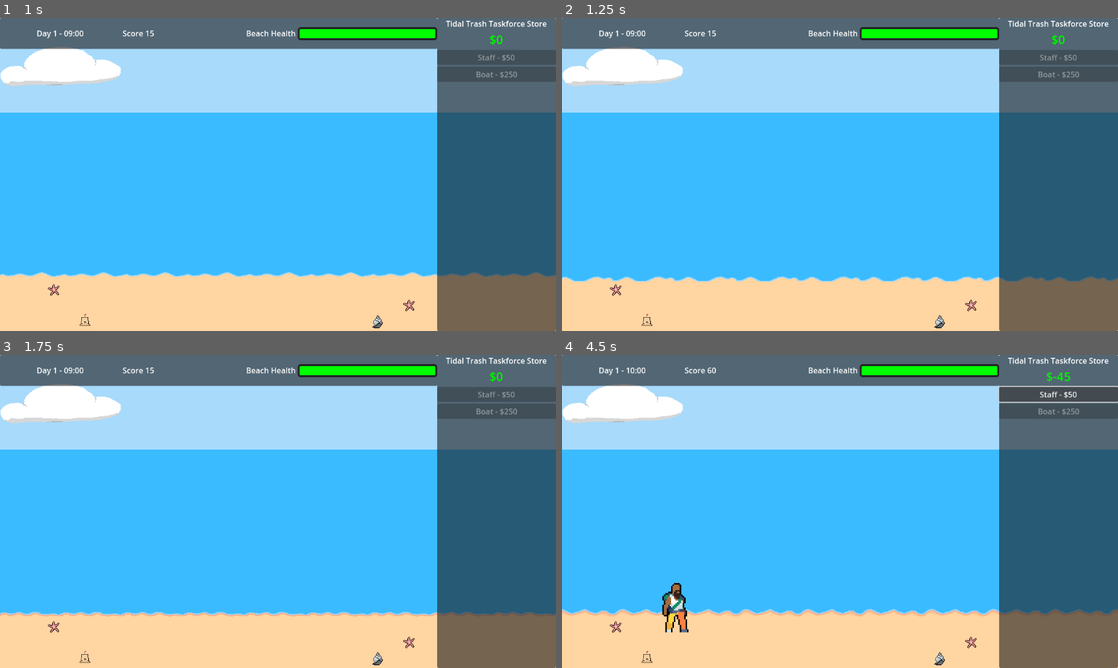
Above: before the commit, frames 1-4 (two rows, left to right).
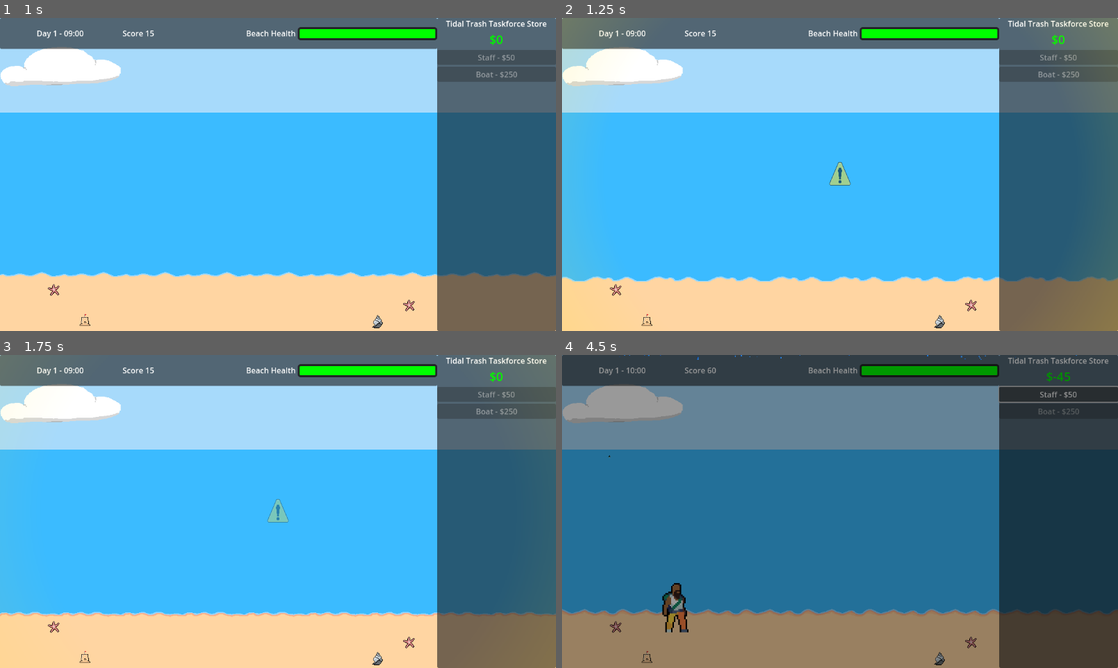
Above: after the commit, the same moments.

Repository: BlazingNeutron/calmbeforestorm
Game: Godot game, scene res://scenes/menu.tscn
Two runs of this game, one before a commit and one after it. Both use one fixed random seed, a clock stepped at 60 frames per second and the inputs below. Sound files missing from this copy of the repository are replaced by a short silence.
Inputs (mouse positions are in pixels of both pictures, inside the frame that each line leads up to):
- Up to frame 1 (1 s): click "Start" at 0.5 s
- Up to frame 2 (1.25 s): no input
- Up to frame 3 (1.75 s): move the mouse to (400, 495) at 1.27 s; click (400, 495) at 1.35 s
- Up to frame 4 (4.5 s): move the mouse to (728, 527) at 2.02 s; click (728, 527) at 2.1 s; move the mouse to (979, 455) at 2.77 s; click (979, 455) at 2.85 s; move the mouse to (812, 574) at 3.52 s; click (812, 574) at 3.6 s; click "Staff - $50" at 4.25 s

Frame 1 is identical in both runs. In frame 2, 0.5% of the frame differs, in the area x 0-100%, y 0-84%; in frame 3, 0.2%; in frame 4, 100%, in the area x 0-100%, y 0-100%.

Commit message:
Background music fix on storm and reset on game start/over

Diff:
--- a/scenes/storm.tscn
+++ b/scenes/storm.tscn
@@ -1,8 +1,16 @@
-[gd_scene load_steps=4 format=3 uid="uid://jeovohtmmp0a"]
+[gd_scene load_steps=6 format=3 uid="uid://jeovohtmmp0a"]
 
 [ext_resource type="Script" path="res://scripts/storm.gd" id="1_kfjih"]
 [ext_resource type="Texture2D" uid="uid://onosdrnldavq" path="res://assets/sprites/white-lightning.png" id="2_uem3p"]
 [ext_resource type="AudioStream" uid="uid://dv8o8jmpn4w5g" path="res://assets/audio/loud-thunder-192165.mp3" id="3_a37ih"]
+
+[sub_resource type="Gradient" id="Gradient_ndady"]
+colors = PackedColorArray(0, 0.570804, 0.942444, 1, 1, 1, 1, 1)
+
+[sub_resource type="GradientTexture2D" id="GradientTexture2D_eyi5p"]
+gradient = SubResource("Gradient_ndady")
+width = 3
+height = 3
 
 [node name="storm" type="CanvasLayer"]
 script = ExtResource("1_kfjih")
@@ -31,4 +39,21 @@
 mouse_filter = 2
 color = Color(0, 0, 0, 0.4)
 
+[node name="CPUParticles2D" type="CPUParticles2D" parent="."]
+position = Vector2(500, 0)
+amount = 2000
+lifetime = 6.0
+randomness = 0.5
+texture = SubResource("GradientTexture2D_eyi5p")
+emission_shape = 3
+emission_rect_extents = Vector2(1300, 1)
+direction = Vector2(2, 0)
+spread = 113.0
+gravity = Vector2(-45, 200)
+initial_velocity_min = 20.0
+initial_velocity_max = 50.0
+damping_max = 100.0
+scale_amount_min = 0.25
+color = Color(0.258824, 0.670588, 1, 0.792157)
+
 [connection signal="timeout" from="PauseBetweenLightning" to="." method="_on_pause_between_lightning_timeout"]
--- a/scripts/background_music.gd
+++ b/scripts/background_music.gd
@@ -21,11 +21,11 @@
 
 func change_music(ocean, music) -> void:
 	var tween = create_tween()
-	tween.tween_property(ocean_sounds_audio_player, "volume_db", linear_to_db(0), 1).set_trans(Tween.TRANS_SINE).set_ease(Tween.EASE_IN)
-	tween.tween_property(background_music_audio_player, "volume_db", linear_to_db(0), 1).set_trans(Tween.TRANS_SINE).set_ease(Tween.EASE_IN)
+	tween.tween_property(ocean_sounds_audio_player, "volume_db", 0, 1)
+	tween.tween_property(background_music_audio_player, "volume_db", 0, 1)
 	ocean_sounds_audio_player.stream = ResourceLoader.load(ocean)
 	ocean_sounds_audio_player.play()
 	background_music_audio_player.stream = ResourceLoader.load(music)
 	background_music_audio_player.play()
-	tween.tween_property(ocean_sounds_audio_player, "volume_db", linear_to_db(1), 1).set_trans(Tween.TRANS_SINE).set_ease(Tween.EASE_IN)
-	tween.tween_property(background_music_audio_player, "volume_db", linear_to_db(1), 1).set_trans(Tween.TRANS_SINE).set_ease(Tween.EASE_IN)
+	tween.tween_property(ocean_sounds_audio_player, "volume_db", 1, 1)
+	tween.tween_property(background_music_audio_player, "volume_db", 1, 1)
--- a/scripts/dodads.gd
+++ b/scripts/dodads.gd
@@ -53,6 +53,9 @@
 	start_dodad(dodad_list[dodad_index])
 
 func start_dodad(dodad_name : String) -> void:
+	moving_direction = ""
+	scaled_dodad = false
+	current_dodad = null
 	var dodad_item = dodads.get(dodad_name)
 	var sprite = get_node(dodad_item.sprite)
 	var x
--- a/scripts/game_manager.gd
+++ b/scripts/game_manager.gd
@@ -23,8 +23,8 @@
 	"staff" : { "cost": 50, "scene": preload("res://scenes/picker_uppers/staff.tscn") },
 	"boat" : { "cost": 250, "scene": preload("res://scenes/picker_uppers/boat.tscn") }
 }
-@export var init_max_time_to_next_storm : int = 45
-@export var init_min_time_to_next_storm : int = 25
+@export var init_max_time_to_next_storm : int = 1
+@export var init_min_time_to_next_storm : int = 1
 @export var initial_storm_duration_time : int = 20
 @export var initial_spawn_rate : float = 2
 @export var initial_storm_spawn_rate : float = 0.4
